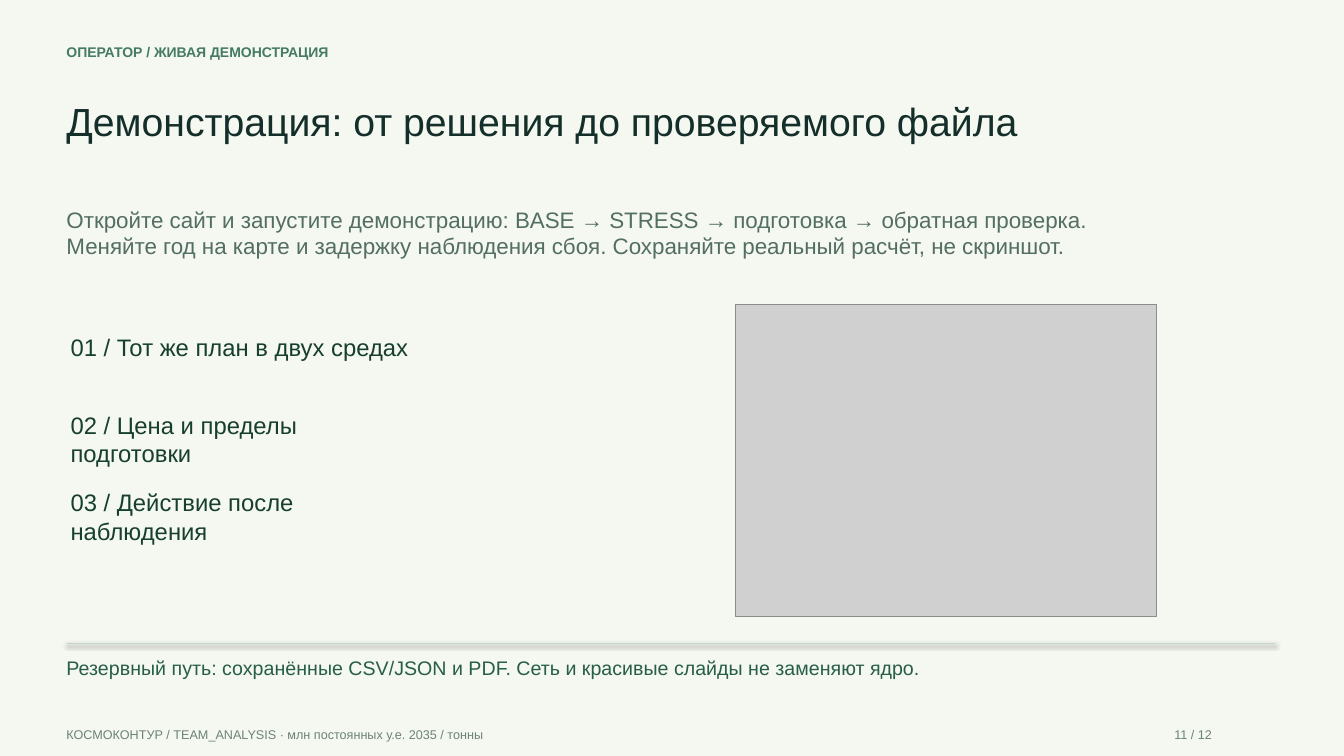
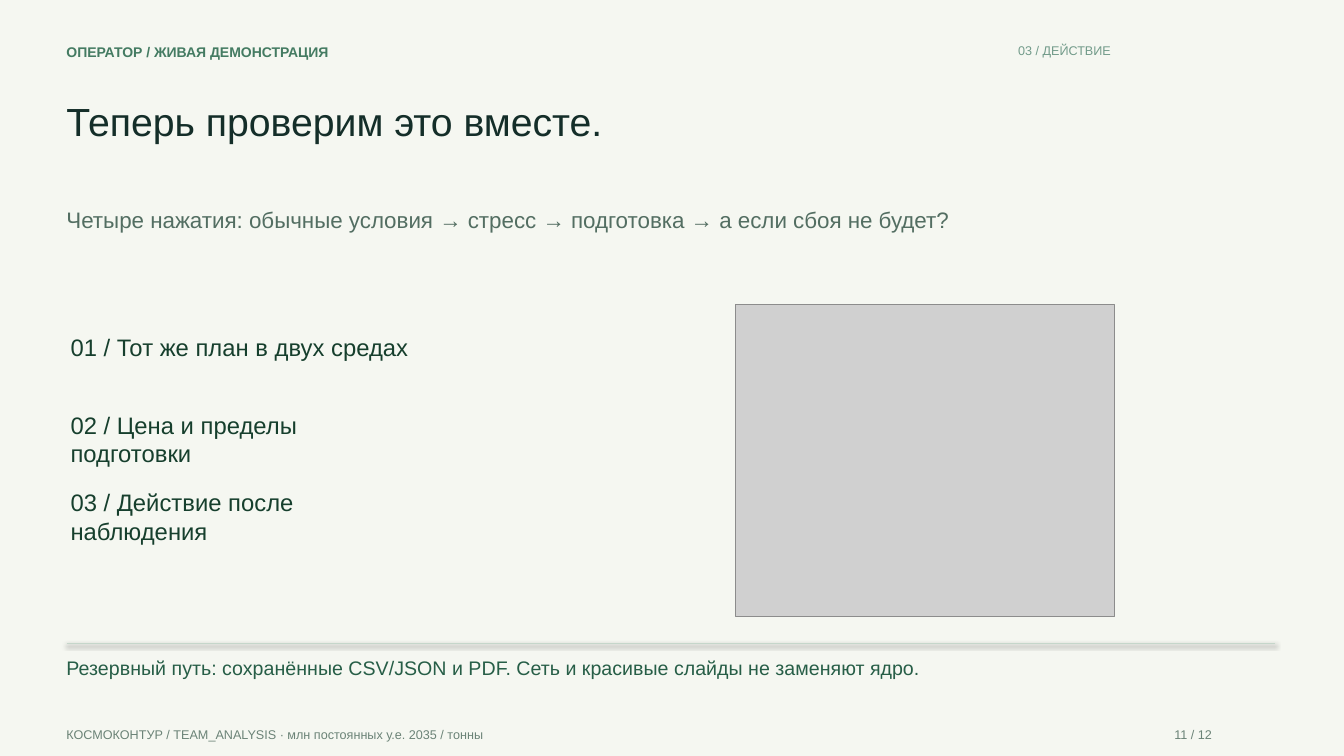
Before and after one commit to overbaffe1/CosmoH, a slide deck: slide 11 of solutions/fuel-contour/docs/PRESENTATION.pptx. Drawn at 1344x756 pixels with LibreOffice and Linux fonts; fonts in the diff are those of the drawing; grey boxes stand for pictures. Boxes give left, top, right and bottom in pixels: in the first picture for what was removed or moved away, otherwise in the second. Text is boxed around its words. In the diff, an @@ line names an element or a change of style, - is before the commit and + after.

```diff
--- a/solutions/fuel-contour/docs/PRESENTATION.pptx
+++ b/solutions/fuel-contour/docs/PRESENTATION.pptx
@@ text added at bbox=[1018, 46, 1111, 58], 9 pt, text #729B8A @@
+03 / ДЕЙСТВИЕ
@@ text at bbox=[66, 109, 603, 144]: text changed @@
-Демонстрация: от решения до проверяемого файла
+Теперь проверим это вместе.
@@ text at bbox=[66, 211, 949, 233]: text changed @@
-Откройте сайт и запустите демонстрацию: BASE → STRESS → подготовка → обратная проверка.
-Меняйте год на карте и задержку наблюдения сбоя. Сохраняйте реальный расчёт, не скриншот.
+Четыре нажатия: обычные условия → стресс → подготовка → а если сбоя не будет?
@@ picture: place and size @@
-picture at bbox=[736, 304, 1157, 617]
+picture at bbox=[736, 304, 1115, 617]
```
Also in this commit, not shown: 9 other slides changed, 2 slides added, 2 slides removed, 13 other files.
